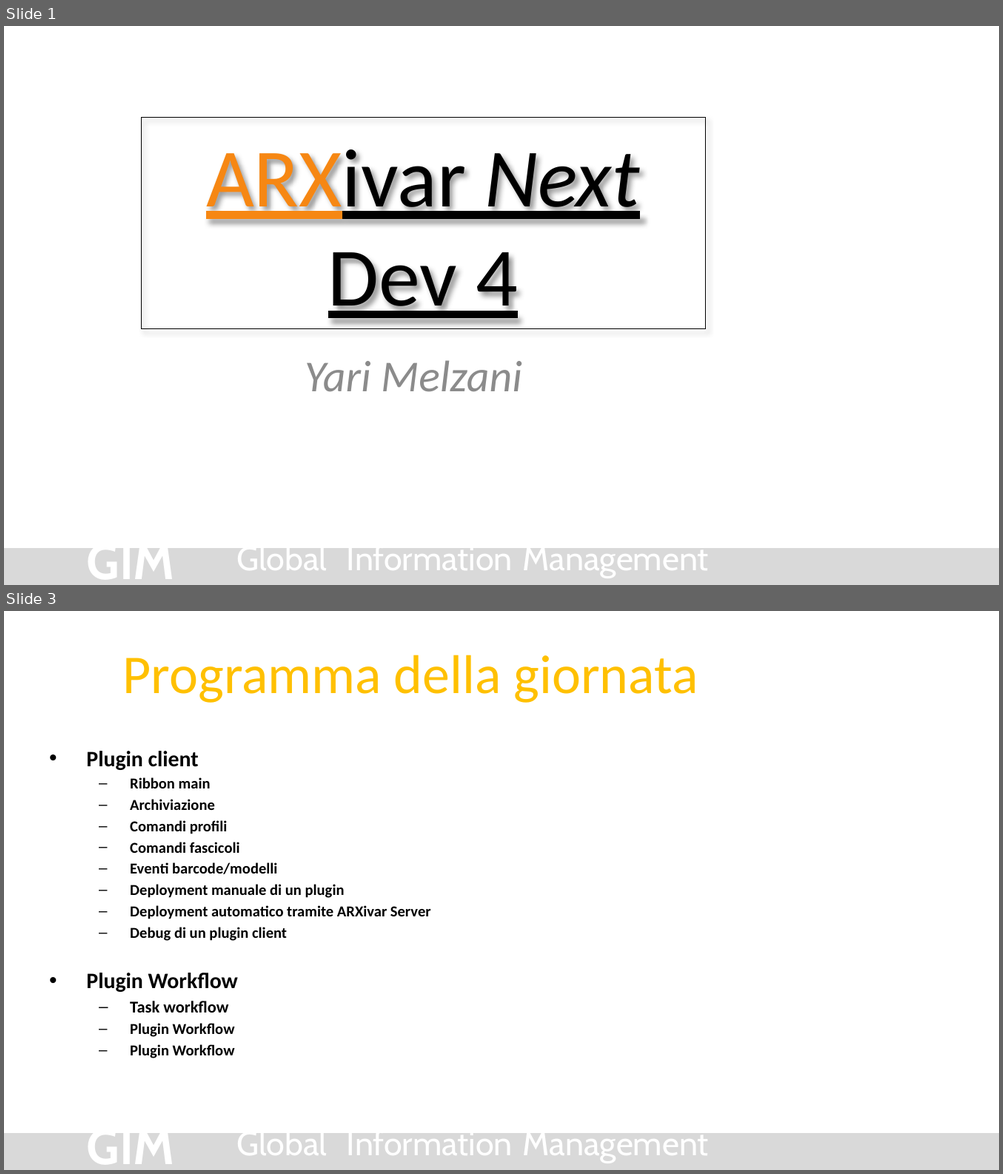
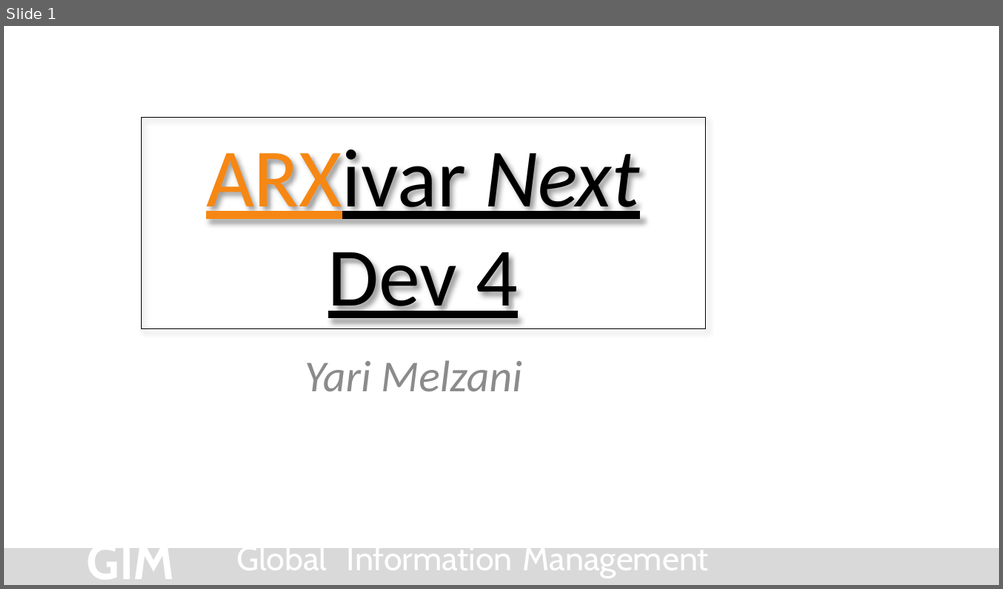
Before and after one commit to Arxivar/Arxivar-Next-Dev-4, a slide deck: doc/ARXDev4.pptx. Shown one above the other, each under a label of ours: slides 1 and 3 before the commit, slide 1 after it; the slides between them are not shown. The pictures are 1003x1174 and 1003x589 pixels, drawn with LibreOffice and Linux fonts; fonts in the diff are those of the drawing; background and template pictures are left out. Boxes give left, top, right and bottom in pixels: in the first picture for what was removed or moved away, otherwise in the second. Text is boxed around its words. In the diff, an @@ line names an element or a change of style, - is before the commit and + after.

```diff
--- a/doc/ARXDev4.pptx
+++ b/doc/ARXDev4.pptx
@@ slide 3 removed at (4,611,999,1170), background #FFFFFF; not listed: 5 template elements that a slide beside it also shows @@
@@ title removed at (123,655,697,703) @@
-Programma della giornata
@@ text removed at (86,751,431,1059) @@
-• Plugin client
-  – Ribbon main
-  – Archiviazione
-  – Comandi profili
-  – Comandi fascicoli
-  – Eventi barcode/modelli
-  – Deployment manuale di un plugin
-  – Deployment automatico tramite ARXivar Server
-  – Debug di un plugin client
-• Plugin Workflow
-  – Task workflow
-  – Plugin Workflow
-  – Plugin Workflow
```
Also in this commit, not shown: 3 slides changed, 3 slides added.
